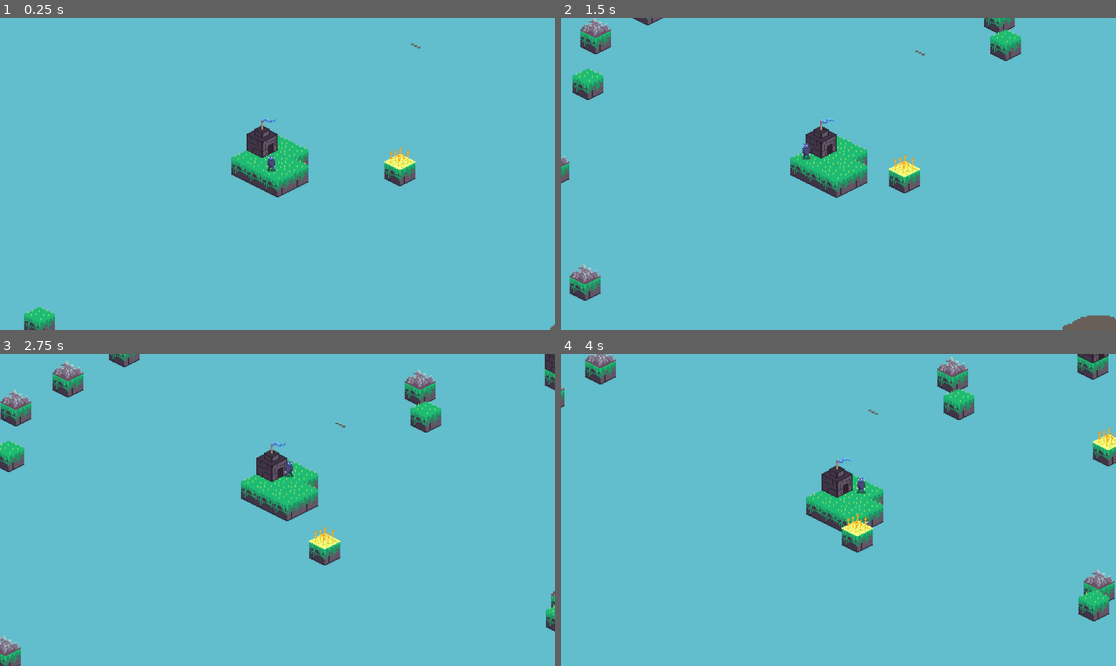
Above: before the commit, frames 1-4 (two rows, left to right).
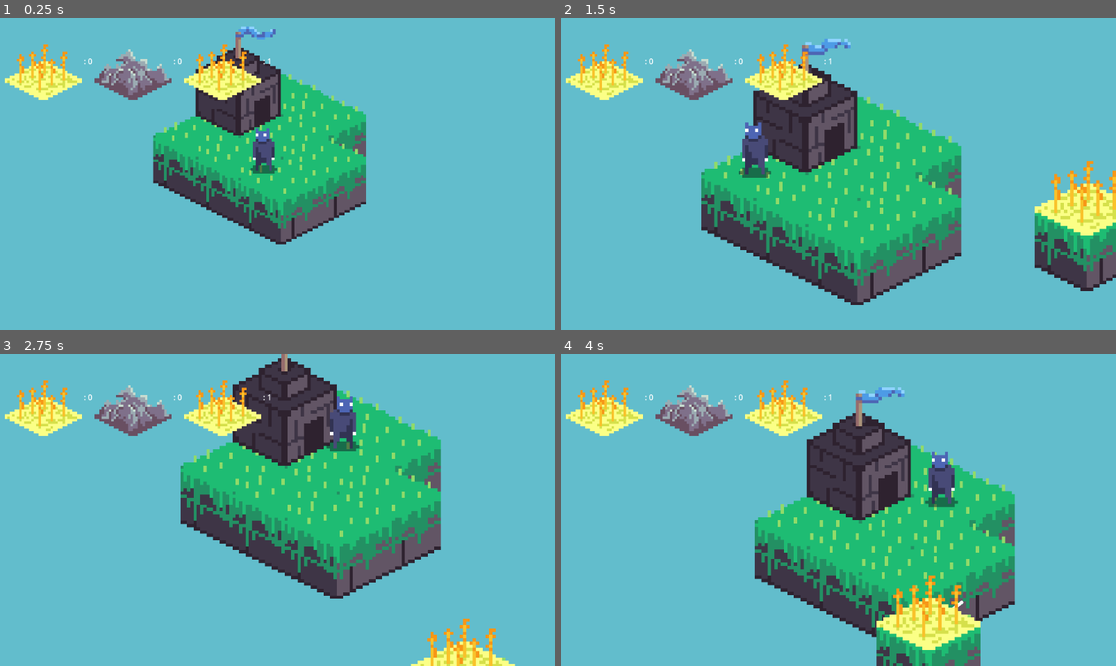
Above: after the commit, the same moments.

Repository: SuperSheaff/Ludum-Dare-55
Game: Godot game, scene res://world/world.tscn
The game is run twice, just before and just after one commit, with the same random seed, the same clock (stepped at 60 frames per second) and the same inputs. This scene is started directly instead of the project's main scene. Sound files missing from this copy of the repository are replaced by a short silence.
Inputs (mouse positions are in pixels of both pictures, inside the frame that each line leads up to):
- Up to frame 1 (0.25 s): no input
- Up to frame 2 (1.5 s): tap Enter at 0.5 s; move the mouse to (960, 158) at 0.52 s; hold Space (summon) 0.53-1.28 s; move the mouse to (727, 189) at 1.27 s; tap Space (summon) at 1.35 s
- Up to frame 3 (2.75 s): move the mouse to (333, 441) at 2.02 s; hold Space (summon) from 2.03 s (still down)
- Up to frame 4 (4 s): move the mouse to (810, 572) at 2.77 s; release Space (summon) at 2.78 s; tap Space (summon) at 2.85 s; move the mouse to (1005, 556) at 3.52 s; hold Space (summon) from 3.53 s (still down)

The runs differ from the first frame. In frame 1, 19% of the frame differs, in the area x 0-100%, y 2-100%; in frame 2, 34%, in the area x 0-100%, y 0-100%; in frame 3, 31%; in frame 4, 32%.

Commit message:
stuff

Diff:
--- a/GameData.gd
+++ b/GameData.gd
@@ -10,7 +10,7 @@
 
 var current_food = 0
 var current_ore = 0
-var population = 0
+var population = 1
 
 const COLLIDE_THRESHOLD = 25
 const POP_PER_HOUSE = 4
@@ -19,8 +19,11 @@
 const BASE_DAMAGE = 1
 const BASE_HEALTH = 5
 const DUDE_MOVE_SPEED = 150
+const MAX_ISLANDS = 25
 
 var player = null
+var world = null
+
 
 # Called when the node enters the scene tree for the first time.
 func _ready():
@@ -38,12 +41,19 @@
 		if player.get_population() < player.get_population_limit():
 			player.spawn_dude(false)
 			current_food -= DUDE_COST
+
+	world.food_icon.text = ": " + str(current_food)
 	print("Food: ", current_food)
+
 
 func add_ore():
 	current_ore += 1
+	world.ore_icon.text = ": " + str(current_ore)
 	print("Ore: ", current_ore)
 
+func remove_ore(amount):
+	current_ore -= amount
+	world.ore_icon.text = ": " + str(current_ore)
 
 
 func weighted_random_choice(weights):
--- a/Scripts/Dude/dude.gd
+++ b/Scripts/Dude/dude.gd
@@ -26,6 +26,7 @@
 
 func die():
 	current_task.unassign()
+	GameData.remove_population()
 	queue_free()
 
 func check_for_task():
@@ -59,7 +60,7 @@
 		var barracks_items = island.get_barracks() #get_tree().get_nodes_in_group("Barracks")
 		for barracks in barracks_items:
 			if barracks && GameData.current_ore >= GameData.WARRIOR_COST:
-				GameData.current_ore -= GameData.WARRIOR_COST
+				GameData.remove_ore(GameData.WARRIOR_COST)
 				var distance = position.distance_to(barracks.position)
 				if distance < min_distance:
 					min_distance = distance
--- a/world/Camera2D.gd
+++ b/world/Camera2D.gd
@@ -16,13 +16,12 @@
 	_timer.connect("timeout", _on_Timer_timeout)
 	_timer.one_shot = true
 	add_child(_timer)
-	#call_deferred("update_camera_zoom_pos", 0.5)
+	call_deferred("update_camera_zoom_pos", 0.5)
 
 
 # Called every frame. 'delta' is the elapsed time since the previous frame.
 func _process(delta):
 	shake_camera()
-	print(zoom)
 
 func iso_to_screen(iso):
 	var screen_x = (iso.x - iso.y) * GameData.TILE_WIDTH / 2
--- a/world/island.gd
+++ b/world/island.gd
@@ -260,6 +260,9 @@
 	if object_type == "null":
 		return
 
+	if len(available_cells) == 0:
+		return
+
 	var pos = available_cells.pick_random()
 	available_cells.erase(pos)
 	var obj = null
--- a/world/player.gd
+++ b/world/player.gd
@@ -137,6 +137,7 @@
 
 
 func change_island_dude(node):
+	GameData.add_population()
 	var old_position = node.global_position
 	node.get_parent().remove_child(node)
 	add_child(node)
@@ -178,6 +179,9 @@
 	if len(collisions) == 0:
 		return
 
+	if area == null:
+		return
+
 	var other_shape_owner = area.shape_find_owner(area_shape_index)
 	var other_shape_node = area.shape_owner_get_owner(other_shape_owner)
 
--- a/world/world.gd
+++ b/world/world.gd
@@ -4,26 +4,26 @@
 var island_scene = preload("res://World/island.tscn")
 
 @onready var player = get_node("Player")
+@onready var food_icon = get_node("CanvasLayer/MarginContainer/MarginContainer/HBoxContainer/FoodIcon/Label")
+@onready var ore_icon = get_node("CanvasLayer/MarginContainer/MarginContainer/HBoxContainer/OreIcon/Label")
+@onready var pop_icon = get_node("CanvasLayer/MarginContainer/MarginContainer/HBoxContainer/PopIcon/Label")
 
 var _active_islands = []
-const MIN_SPAWN_DIST = 1500
-const MAX_SPAWN_DIST = 1000
-var DESPAWN_DISTANCE = 20000
-const MAX_ISLANDS = 50
+var despawn_distance = 20000
 
 # Called when the node enters the scene tree for the first time.
 func _ready():
-	#add_island(Vector2(0,0))
-	pass
+	GameData.world = self
 
 
 # Called every frame. 'delta' is the elapsed time since the previous frame.
 func _process(delta):
-	if _active_islands.size() < MAX_ISLANDS:
+	if _active_islands.size() < GameData.MAX_ISLANDS:
 		spawn_islands()
 	despawn_islands()
 
-	pass
+	pop_icon.text = ": " + str(player.get_population())
+
 
 
 func spawn_islands():
@@ -31,15 +31,15 @@
 	var angle = randf_range(0, 2 * PI)  # Random angleg in radians
 	var diag = Vector2.ZERO.distance_to(get_viewport().size/2)
 	print(diag)
-	var distance = randf_range(diag + 500, diag + 2000)  # Random spawn distance
-	#DESPAWN_DISTANCE = diag + 500
+	var distance = randf_range(diag + 600, diag + 1500)  # Random spawn distance
+	despawn_distance = diag + 1500
 	var spawn_pos = player_pos + Vector2(cos(angle), sin(angle)) * distance
 	add_island(spawn_pos)
 
 
 func despawn_islands():
 	for isle in _active_islands:
-		if isle.position.distance_to(player.position) > DESPAWN_DISTANCE:
+		if isle.position.distance_to(player.position) > despawn_distance:
 			remove_island(isle)
 
 
@@ -54,10 +54,3 @@
 func remove_island(island):
 	_active_islands.erase(island)
 	island.queue_free()  # Properly remove the island from the scene
-
-
-func island_exists_at(position):
-	for isle in _active_islands:
-		if isle.global_position.distance_to(position) < MIN_SPAWN_DIST:
-			return true
-	return false
--- a/world/world.tscn
+++ b/world/world.tscn
@@ -1,9 +1,11 @@
-[gd_scene load_steps=5 format=3 uid="uid://bq30teowg1ppk"]
+[gd_scene load_steps=7 format=3 uid="uid://bq30teowg1ppk"]
 
 [ext_resource type="Script" path="res://world/world.gd" id="1_5mdvn"]
 [ext_resource type="PackedScene" uid="uid://0uexbmokxjg6" path="res://world/player.tscn" id="3_7rljs"]
 [ext_resource type="PackedScene" uid="uid://cke738yixhthx" path="res://world/island.tscn" id="3_nqh4b"]
 [ext_resource type="PackedScene" uid="uid://fcn2r66phgcl" path="res://Scenes/Resources/food.tscn" id="4_rjgwi"]
+[ext_resource type="Texture2D" uid="uid://dovncermk2v4h" path="res://Sprites/Environment/Food-Sheet.png" id="5_m1apy"]
+[ext_resource type="Texture2D" uid="uid://dlqv6dmu2wrya" path="res://Sprites/Environment/Ore-Sheet.png" id="6_nludv"]
 
 [node name="World" type="Node2D"]
 y_sort_enabled = true
@@ -22,4 +24,65 @@
 [node name="Food" parent="Island" instance=ExtResource("4_rjgwi")]
 coords = Vector2(-1, 0)
 
+[node name="CanvasLayer" type="CanvasLayer" parent="."]
+
+[node name="MarginContainer" type="MarginContainer" parent="CanvasLayer"]
+anchors_preset = 15
+anchor_right = 1.0
+anchor_bottom = 1.0
+grow_horizontal = 2
+grow_vertical = 2
+size_flags_horizontal = 0
+size_flags_vertical = 0
+
+[node name="MarginContainer" type="MarginContainer" parent="CanvasLayer/MarginContainer"]
+layout_mode = 2
+size_flags_horizontal = 0
+size_flags_vertical = 0
+theme_override_constants/margin_left = 10
+theme_override_constants/margin_top = 10
+theme_override_constants/margin_right = 10
+theme_override_constants/margin_bottom = 10
+
+[node name="HBoxContainer" type="HBoxContainer" parent="CanvasLayer/MarginContainer/MarginContainer"]
+layout_mode = 2
+size_flags_horizontal = 0
+size_flags_vertical = 0
+
+[node name="FoodIcon" type="HBoxContainer" parent="CanvasLayer/MarginContainer/MarginContainer/HBoxContainer"]
+layout_mode = 2
+
+[node name="TextureRect" type="TextureRect" parent="CanvasLayer/MarginContainer/MarginContainer/HBoxContainer/FoodIcon"]
+layout_mode = 2
+texture = ExtResource("5_m1apy")
+stretch_mode = 2
+
+[node name="Label" type="Label" parent="CanvasLayer/MarginContainer/MarginContainer/HBoxContainer/FoodIcon"]
+layout_mode = 2
+text = ": 0"
+
+[node name="OreIcon" type="HBoxContainer" parent="CanvasLayer/MarginContainer/MarginContainer/HBoxContainer"]
+layout_mode = 2
+
+[node name="TextureRect" type="TextureRect" parent="CanvasLayer/MarginContainer/MarginContainer/HBoxContainer/OreIcon"]
+layout_mode = 2
+texture = ExtResource("6_nludv")
+stretch_mode = 2
+
+[node name="Label" type="Label" parent="CanvasLayer/MarginContainer/MarginContainer/HBoxContainer/OreIcon"]
+layout_mode = 2
+text = ": 0"
+
+[node name="PopIcon" type="HBoxContainer" parent="CanvasLayer/MarginContainer/MarginContainer/HBoxContainer"]
+layout_mode = 2
+
+[node name="TextureRect" type="TextureRect" parent="CanvasLayer/MarginContainer/MarginContainer/HBoxContainer/PopIcon"]
+layout_mode = 2
+texture = ExtResource("5_m1apy")
+stretch_mode = 2
+
+[node name="Label" type="Label" parent="CanvasLayer/MarginContainer/MarginContainer/HBoxContainer/PopIcon"]
+layout_mode = 2
+text = ": 1"
+
 [editable path="Island"]
